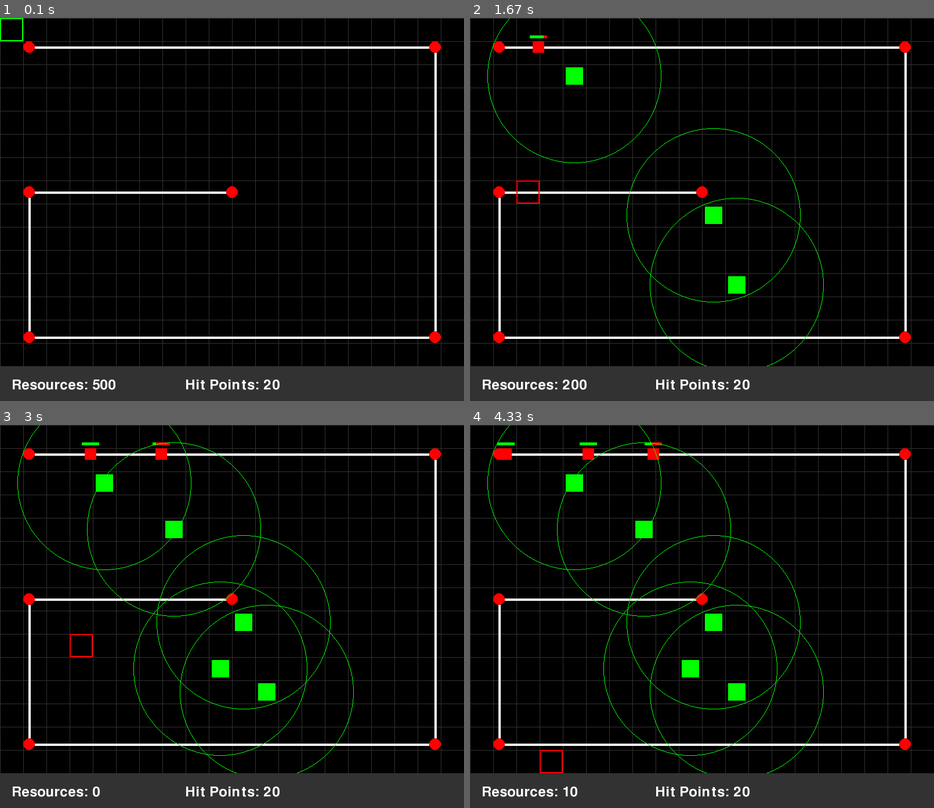
Above: before the commit, frames 1-4 (two rows, left to right).
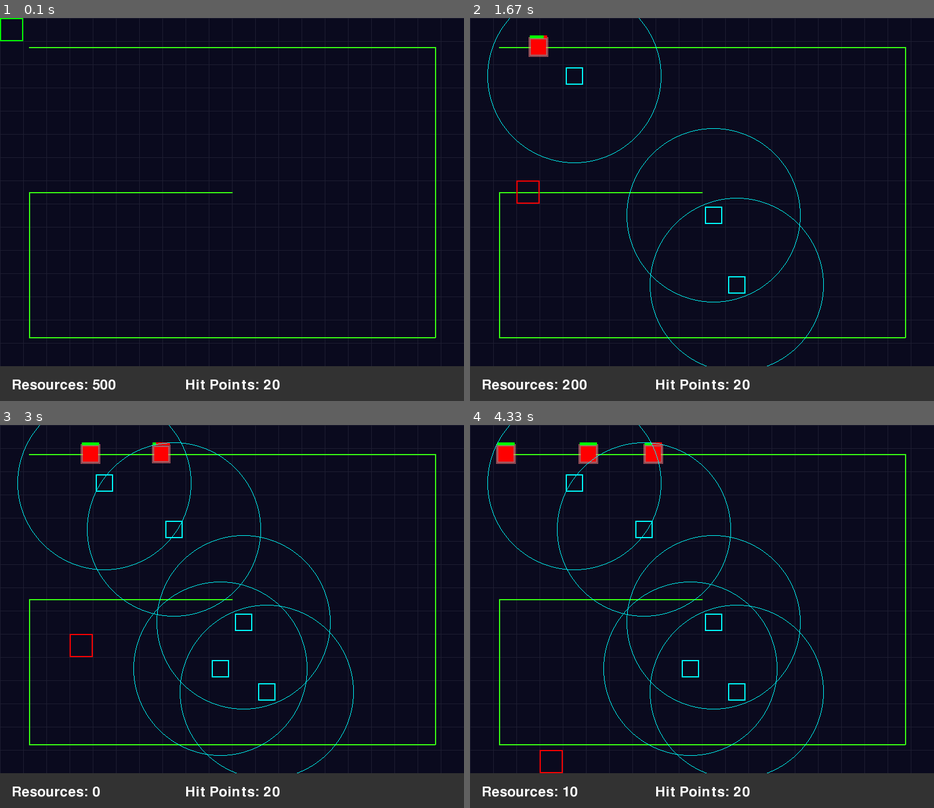
Above: after the commit, the same moments.

Repository: xbito/xbito-td1
Game: pygame game, started from main.py
Two runs of this game, one before a commit and one after it. Both use one fixed random seed, a clock stepped at 60 frames per second and the inputs below.
Inputs (mouse positions are in pixels of both pictures, inside the frame that each line leads up to):
- Up to frame 1 (0.1 s): no input
- Up to frame 2 (1.67 s): click (702, 209) at 0.38 s; click (748, 293) at 0.72 s; click (581, 67) at 1.05 s; click (534, 198) at 1.38 s
- Up to frame 3 (3 s): click (232, 662) at 1.72 s; click (167, 536) at 2.05 s; click (394, 716) at 2.38 s; click (83, 654) at 2.72 s
- Up to frame 4 (4.33 s): click (567, 543) at 3.05 s; click (590, 685) at 3.38 s; click (869, 704) at 3.72 s; click (562, 758) at 4.05 s

The runs differ from the first frame. In frame 1, 86% of the frame differs, in the area x 0-100%, y 0-91%; in frame 2, 86%; in frame 3, 86%; in frame 4, 86%.

Commit message:
Added some visual effects

Diff:
--- a/main.py
+++ b/main.py
@@ -3,6 +3,7 @@
 import math
 import random
 import numpy as np
+import pygame.gfxdraw
 
 # Detect if the game is running in debug mode from VSCode
 import os
@@ -19,12 +20,15 @@
 pygame.display.set_caption("Tower Defense with Enemy Spawning")
 
 # Colors
-BLACK = (0, 0, 0)
+BACKGROUND = (10, 10, 30)
 WHITE = (255, 255, 255)
 RED = (255, 0, 0)
 BLUE = (0, 0, 255)
 GREEN = (0, 255, 0)
 YELLOW = (255, 255, 0)
+NEON_PINK = (255, 20, 147)
+NEON_CYAN = (0, 255, 255)
+NEON_GREEN = (57, 255, 20)
 
 # Waypoints for the enemy path
 waypoints = [(50, 50), (750, 50), (750, 550), (50, 550), (50, 300), (400, 300)]
@@ -91,17 +95,67 @@
 enemy_destroy_sound.set_volume(0.1)
 
 
+def draw_neon_shape(surface, color, center, size, shape="circle"):
+    x, y = map(int, center)
+    base_color = pygame.Color(*color[:3])
+    glow_color = base_color.lerp(pygame.Color("white"), 0.5)
+    glow_color.a = 100  # Increased opacity for better visibility
+
+    glow_sizes = [size + 4, size + 2, size]  # Multiple layers for stronger glow effect
+
+    for glow_size in glow_sizes:
+        if shape == "circle":
+            pygame.gfxdraw.filled_circle(surface, x, y, glow_size, glow_color)
+            pygame.gfxdraw.aacircle(surface, x, y, glow_size, glow_color)
+        elif shape == "square":
+            pygame.gfxdraw.box(
+                surface,
+                (x - glow_size, y - glow_size, glow_size * 2, glow_size * 2),
+                glow_color,
+            )
+            pygame.gfxdraw.rectangle(
+                surface,
+                (x - glow_size, y - glow_size, glow_size * 2, glow_size * 2),
+                glow_color,
+            )
+        elif shape == "triangle":
+            points = [
+                (x, y - glow_size),
+                (x - glow_size, y + glow_size),
+                (x + glow_size, y + glow_size),
+            ]
+            pygame.gfxdraw.filled_polygon(surface, points, glow_color)
+            pygame.gfxdraw.aapolygon(surface, points, glow_color)
+
+    # Draw the main shape
+    if shape == "circle":
+        pygame.gfxdraw.filled_circle(surface, x, y, size, color)
+        pygame.gfxdraw.aacircle(surface, x, y, size, color)
+    elif shape == "square":
+        pygame.gfxdraw.box(surface, (x - size, y - size, size * 2, size * 2), color)
+        pygame.gfxdraw.rectangle(
+            surface, (x - size, y - size, size * 2, size * 2), color
+        )
+    elif shape == "triangle":
+        points = [(x, y - size), (x - size, y + size), (x + size, y + size)]
+        pygame.gfxdraw.filled_polygon(surface, points, color)
+        pygame.gfxdraw.aapolygon(surface, points, color)
+
+
 class Enemy:
     def __init__(self, path):
         self.path = path
         self.path_index = 0
         self.x, self.y = self.path[0]
-        self.size = 20
-        self.color = (255, 0, 0)  # Default color (red)
+        self.size = 12  # Slightly increased size for better visibility
+        self.color = (255, 0, 0, 255)  # Full opacity for the main shape
         self.health = 100
         self.max_health = 100
         self.speed = 2
-        self.resource_reward = 10  # Default resource reward
+        self.resource_reward = 10
+        self.shape = "circle"  # Default shape
+        self.glow_offset = 0
+        self.glow_direction = 1
 
     def move(self):
         if self.path_index < len(self.path) - 1:
@@ -124,23 +178,24 @@
         return self.health <= 0
 
     def draw(self, surface):
-        # Draw health bar
-        health_bar_width = 30
+        # Pulsing glow effect
+        self.glow_offset += 0.2 * self.glow_direction
+        if self.glow_offset > 2 or self.glow_offset < 0:
+            self.glow_direction *= -1
+
+        draw_neon_shape(
+            surface,
+            self.color,
+            (self.x, self.y),
+            self.size + int(self.glow_offset),
+            self.shape,
+        )
+
+        # Health bar
         health_ratio = self.health / self.max_health
+        pygame.draw.rect(surface, (255, 0, 0, 128), (self.x - 15, self.y - 20, 30, 5))
         pygame.draw.rect(
-            surface,
-            (255, 0, 0),
-            (self.x - health_bar_width // 2, self.y - 20, health_bar_width, 5),
-        )
-        pygame.draw.rect(
-            surface,
-            (0, 255, 0),
-            (
-                self.x - health_bar_width // 2,
-                self.y - 20,
-                health_bar_width * health_ratio,
-                5,
-            ),
+            surface, (0, 255, 0, 128), (self.x - 15, self.y - 20, 30 * health_ratio, 5)
         )
 
     def get_resource_reward(self):
@@ -150,51 +205,30 @@
 class SquareEnemy(Enemy):
     def __init__(self, path):
         super().__init__(path)
-        self.color = (255, 0, 0)  # Red
-        self.resource_reward = 10  # Standard reward
-
-    def draw(self, surface):
-        pygame.draw.rect(
-            surface,
-            self.color,
-            (self.x - self.size // 2, self.y - self.size // 2, self.size, self.size),
-        )
-        super().draw(surface)
+        self.color = (255, 0, 0, 255)  # Red
+        self.shape = "square"
 
 
 class TriangleEnemy(Enemy):
     def __init__(self, path):
         super().__init__(path)
-        self.color = (0, 255, 0)  # Green
-        self.speed = 3  # Faster than other enemies
+        self.color = (0, 255, 0, 255)  # Green
+        self.speed = 3
         self.health = 75
         self.max_health = 75
-        self.resource_reward = 15  # Higher reward due to difficulty
-
-    def draw(self, surface):
-        points = [
-            (self.x, self.y - self.size // 2),
-            (self.x - self.size // 2, self.y + self.size // 2),
-            (self.x + self.size // 2, self.y + self.size // 2),
-        ]
-        pygame.draw.polygon(surface, self.color, points)
-        super().draw(surface)
+        self.resource_reward = 15
+        self.shape = "triangle"
 
 
 class CircleEnemy(Enemy):
     def __init__(self, path):
         super().__init__(path)
-        self.color = (0, 0, 255)  # Blue
+        self.color = (0, 0, 255, 255)  # Blue
         self.health = 150
         self.max_health = 150
-        self.speed = 1.5  # Slower than other enemies
-        self.resource_reward = 20  # Highest reward due to high health
-
-    def draw(self, surface):
-        pygame.draw.circle(
-            surface, self.color, (int(self.x), int(self.y)), self.size // 2
-        )
-        super().draw(surface)
+        self.speed = 1.5
+        self.resource_reward = 20
+        self.shape = "circle"
 
 
 class Tower:
@@ -205,7 +239,7 @@
         self.y = grid_y * GRID_SIZE + GRID_SIZE // 2
         self.range = 150
         self.damage = 20
-        self.color = GREEN
+        self.color = NEON_CYAN
         self.size = 30
         self.target = None
         self.attack_cooldown = 45
@@ -239,13 +273,16 @@
             surface,
             self.color,
             (self.x - self.size // 2, self.y - self.size // 2, self.size, self.size),
-        )
-        pygame.draw.circle(surface, self.color, (self.x, self.y), self.range, 1)
+            2,
+        )
+        pygame.draw.circle(
+            surface, self.color, (int(self.x), int(self.y)), self.range, 1
+        )
 
     def draw_attack(self, surface):
         if self.target and self.current_attack_duration > 0:
             pygame.draw.line(
-                surface, RED, (self.x, self.y), (self.target.x, self.target.y), 2
+                surface, NEON_CYAN, (self.x, self.y), (self.target.x, self.target.y), 2
             )
 
 
@@ -350,6 +387,11 @@
             game_state.min_spawn_delay,
             int(game_state.max_spawn_delay * game_state.acceleration_rate),
         )
+
+
+def draw_path(surface, waypoints):
+    if len(waypoints) > 1:
+        pygame.draw.lines(surface, NEON_GREEN, False, waypoints, 2)
 
 
 # Main game loop
@@ -392,20 +434,15 @@
             spawn_timer = 0
 
         # Clear the screen
-        screen.fill(BLACK)
-
-        # Draw the grid
+        screen.fill(BACKGROUND)
+
+        # Draw grid
         for x in range(0, width, GRID_SIZE):
-            pygame.draw.line(screen, (50, 50, 50), (x, 0), (x, height))
+            pygame.draw.line(screen, (30, 30, 50), (x, 0), (x, height))
         for y in range(0, height, GRID_SIZE):
-            pygame.draw.line(screen, (50, 50, 50), (0, y), (width, y))
-
-        # Draw the path
-        pygame.draw.lines(screen, WHITE, False, waypoints, 4)
-
-        # Draw waypoints
-        for point in waypoints:
-            pygame.draw.circle(screen, RED, point, 10)
+            pygame.draw.line(screen, (30, 30, 50), (0, y), (width, y))
+
+        draw_path(screen, waypoints)
 
         # Update and draw enemies
         for enemy in enemies[:]:
